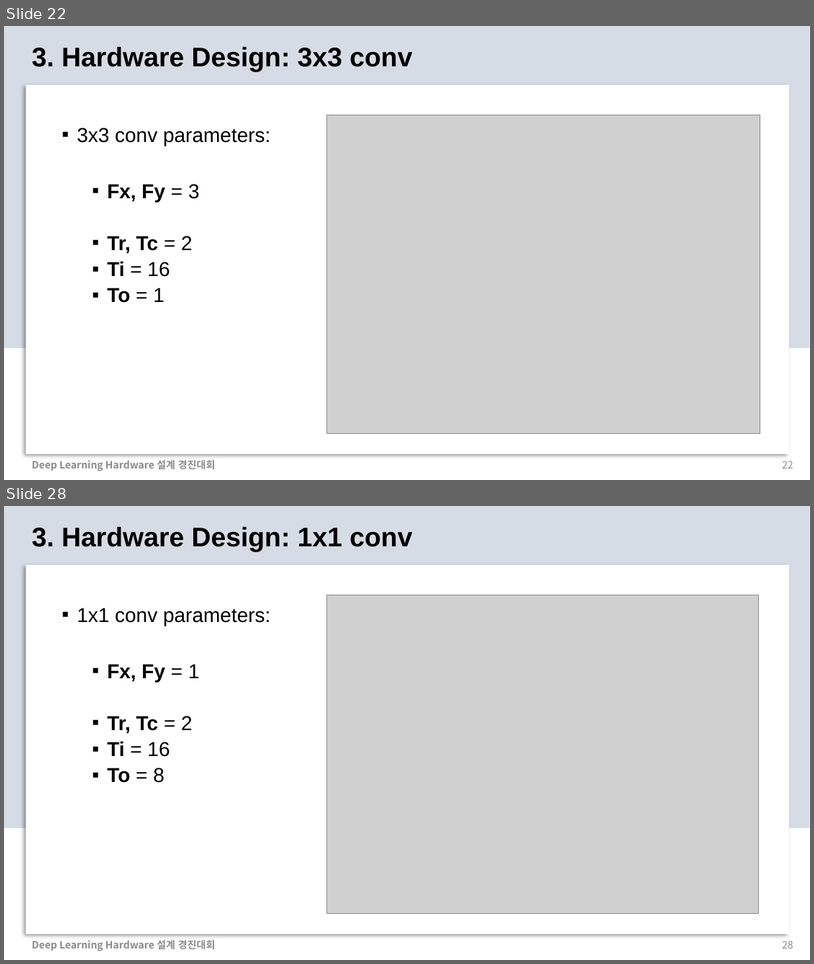
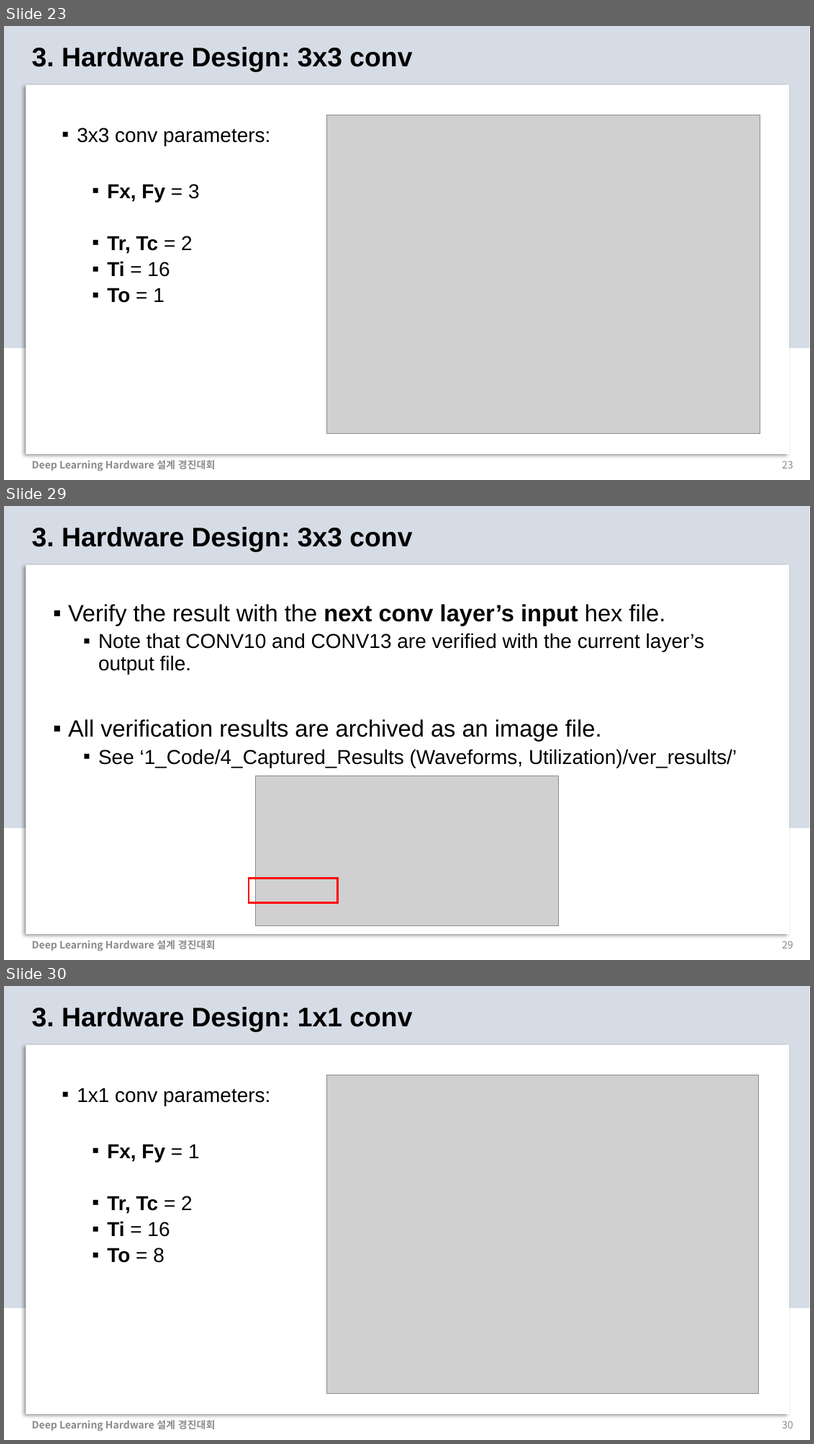
Before and after one commit to chaangwoo/AIX2024_ChipChamps, a slide deck: 2_Presentation/AIX2024_ChipChamps.pptx. Shown one above the other, each under a label of ours: slides 22 and 28 before the commit, slides 23, 29 and 30 after it; the slides between them are not shown. The pictures are 814x964 and 814x1444 pixels, drawn with LibreOffice and Linux fonts; fonts in the diff are those of the drawing; grey boxes stand for pictures. Boxes give left, top, right and bottom in pixels: in the first picture for what was removed or moved away, otherwise in the second. Text is boxed around its words. In the diff, an @@ line names an element or a change of style, - is before the commit and + after.

```diff
--- a/2_Presentation/AIX2024_ChipChamps.pptx
+++ b/2_Presentation/AIX2024_ChipChamps.pptx
@@ slide 29 added at [4, 506, 810, 960], background #FFFFFF; not listed: 2 template elements that a slide beside it also shows @@
@@ text added at [32, 527, 412, 552], 32 pt, text #000000, bold @@
+3. Hardware Design: 3x3 conv
@@ text added at [68, 604, 737, 767], 24 pt, text #000000 @@
+▪ Verify the result with the next conv layer’s input hex file.
+  ▪ Note that CONV10 and CONV13 are verified with the current layer’s output file.
+▪ All verification results are archived as an image file.
+  ▪ See ‘1_Code/4_Captured_Results (Waveforms, Utilization)/ver_results/’
@@ picture added at [256, 776, 559, 926] @@
@@ rectangle added at [249, 878, 338, 903], outline #FF0000 2.25 pt @@
@@ text added at [32, 939, 215, 951], 12 pt, text #8C8C8C, bold @@
+Deep Learning Hardware 설계 경진대회
@@ page number added at [782, 940, 794, 948], 12 pt, text #8C8C8C @@
+29
@@ what was slide 22 is now slide 23 @@
@@ page number at [782, 460, 794, 468]: text changed @@
-22
+23
@@ what was slide 28 is now slide 30 @@
@@ page number at [782, 1420, 794, 1428]: text changed @@
-28
+30
```
Also in this commit, not shown: 15 slides changed, 2 other slides added.
